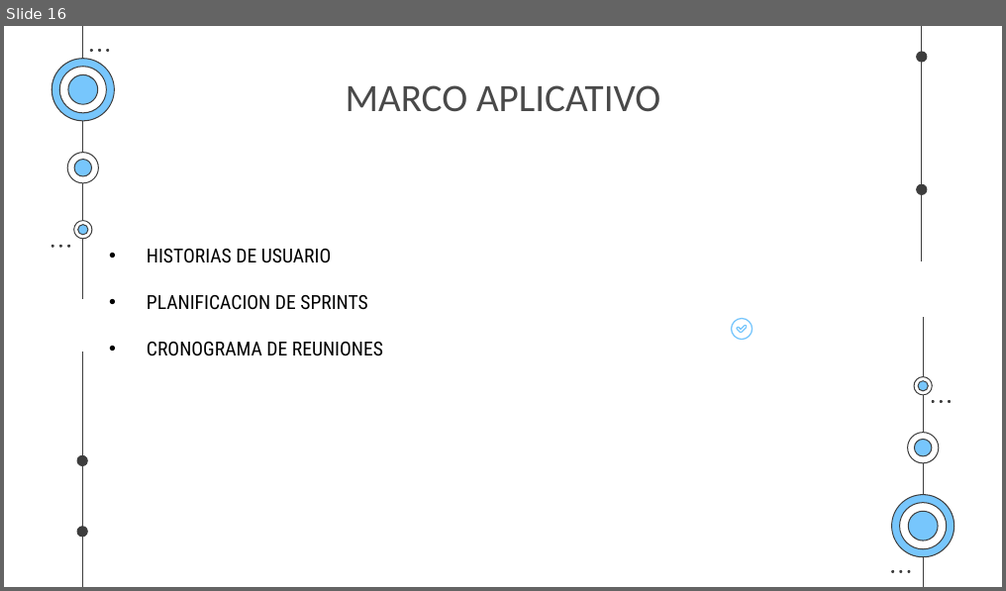
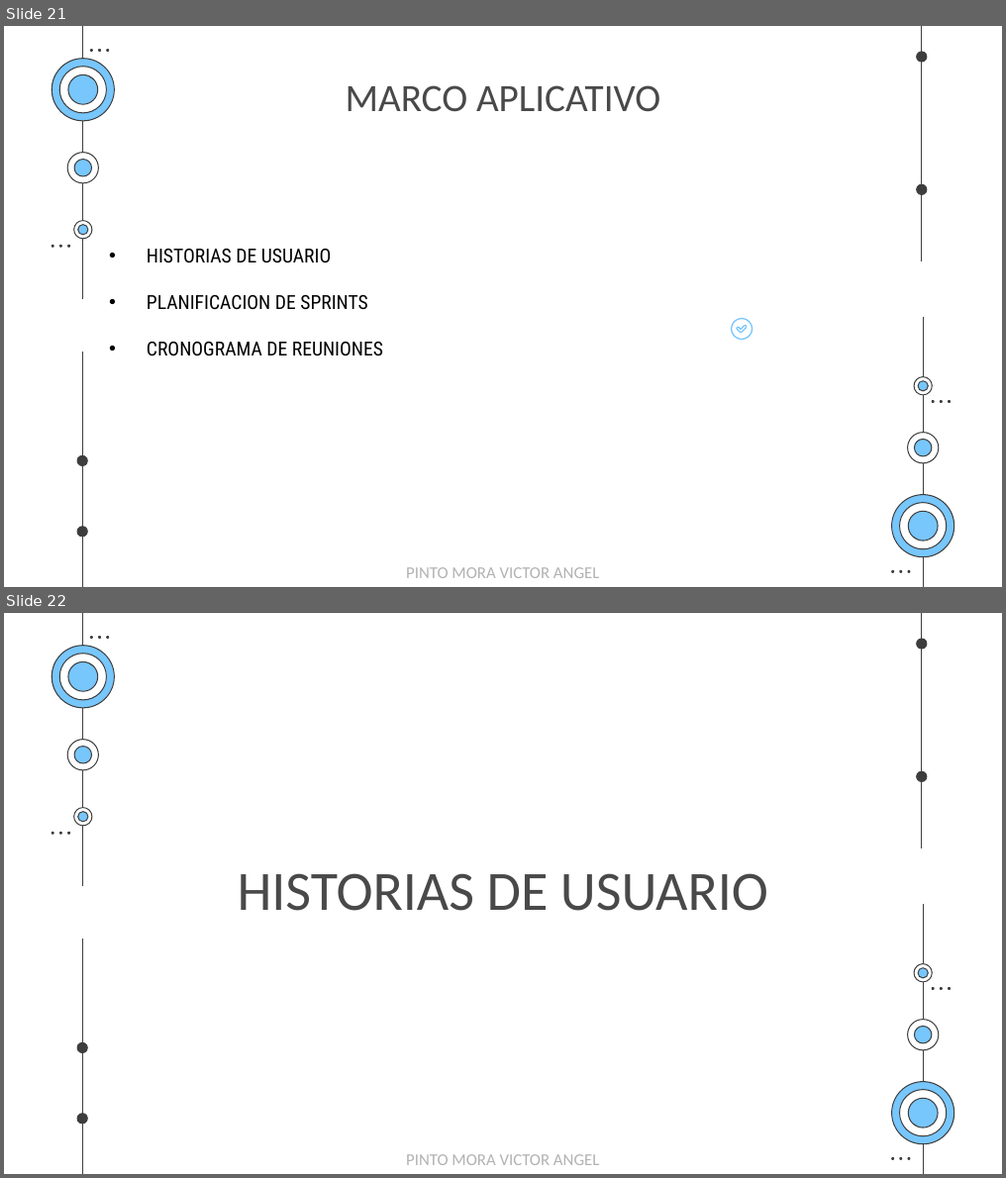
Before and after one commit to EgCooper/Mxt-Technology, a slide deck: Documentacion/Mxt-Technology Presentacion.pptx. Shown one above the other, each under a label of ours: slide 16 before the commit, slides 21 and 22 after it. The pictures are 1006x591 and 1006x1178 pixels, drawn with LibreOffice and Linux fonts; fonts in the diff are those of the drawing. Boxes give left, top, right and bottom in pixels: in the first picture for what was removed or moved away, otherwise in the second. Text is boxed around its words. In the diff, an @@ line names an element or a change of style, - is before the commit and + after.

```diff
--- a/Documentacion/Mxt-Technology Presentacion.pptx
+++ b/Documentacion/Mxt-Technology Presentacion.pptx
@@ slide 22 added at (4,613,1002,1174), background #FFFFFF; not listed: 48 template elements that a slide beside it also shows @@
@@ title added at (238,873,768,911), 40 pt, text #494949 @@
+HISTORIAS DE USUARIO
@@ text added at (406,1155,599,1165), 12 pt, text #B2B2B2 @@
+PINTO MORA VICTOR ANGEL
@@ what was slide 16 is now slide 21 @@
@@ slide 21 changed as well @@
@@ text added at (406,568,599,578), 12 pt, text #B2B2B2 @@
+PINTO MORA VICTOR ANGEL
```
Also in this commit, not shown: 35 other slides changed, 9 other slides added, 2 slides removed, 1 other file.
